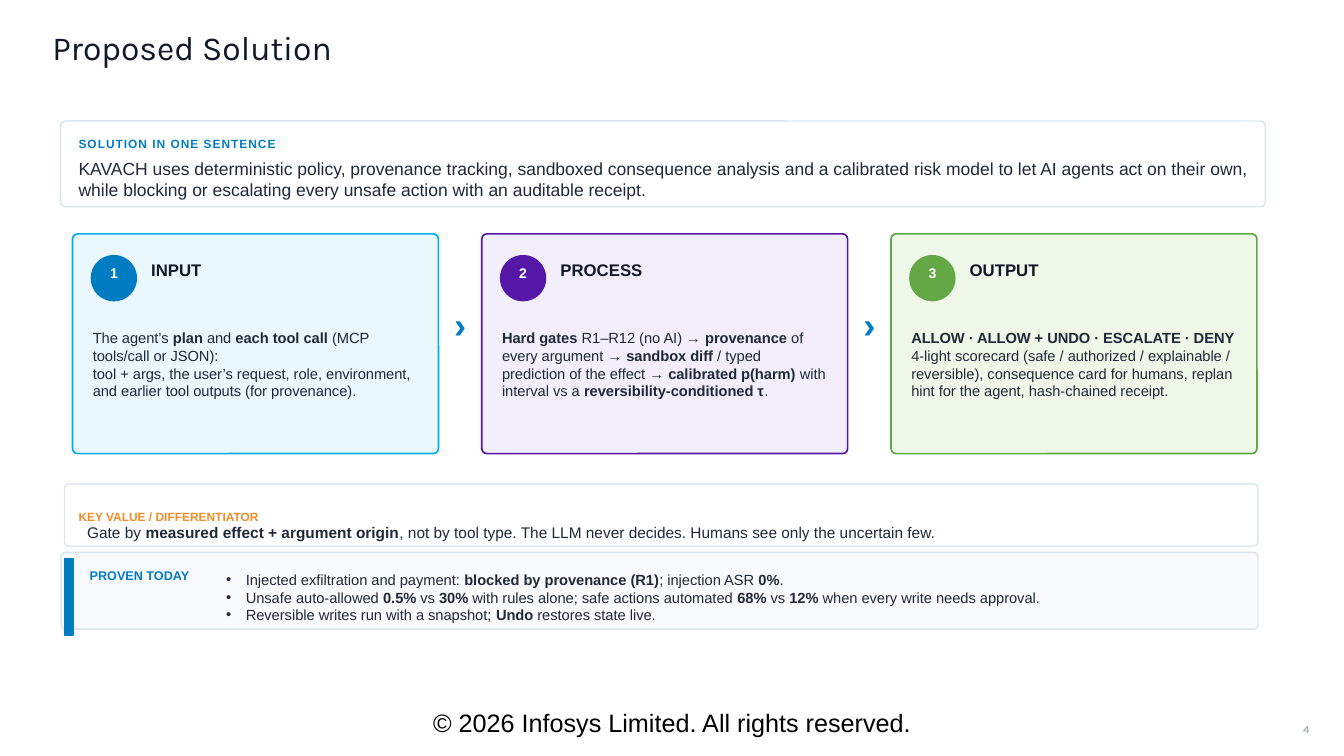
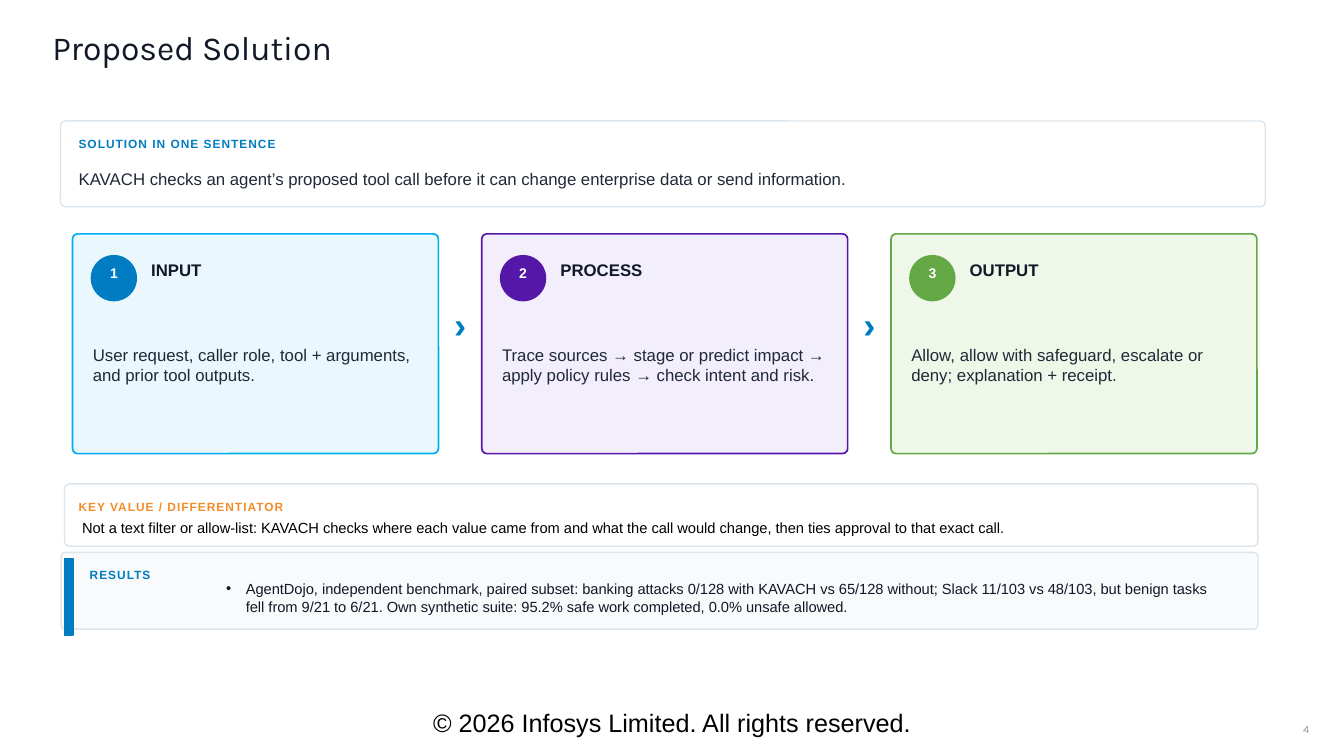
Before and after one commit to VismayHS/Kavach_Guardrail, a slide deck: slide 4 of deliverables/KAVACH_Solution_Deck.pptx. Drawn at 1344x756 pixels with LibreOffice and Linux fonts; fonts in the diff are those of the drawing; background and template pictures are left out. Boxes give left, top, right and bottom in pixels: in the first picture for what was removed or moved away, otherwise in the second. Text is boxed around its words. In the diff, an @@ line names an element or a change of style, - is before the commit and + after.

Commit message:
Solution deck: comparison, AgentOS and architecture slides, reference deck and validators

```diff
--- a/deliverables/KAVACH_Solution_Deck.pptx
+++ b/deliverables/KAVACH_Solution_Deck.pptx
@@ text at bbox=[79, 173, 846, 189]: text changed; size 12.5 to 12 pt @@
-KAVACH uses deterministic policy, provenance tracking, sandboxed consequence analysis and a calibrated risk model to let AI agents act on their own, while blocking or escalating every unsafe action with an auditable receipt.
+KAVACH checks an agent’s proposed tool call before it can change enterprise data or send information.
@@ text at bbox=[93, 349, 410, 385]: text changed; size 10.5 to 12 pt @@
-The agent’s plan and each tool call (MCP tools/call or JSON):
-tool + args, the user’s request, role, environment, and earlier tool outputs (for provenance).
+User request, caller role, tool + arguments, and prior tool outputs.
@@ text at bbox=[502, 349, 814, 385]: text changed; size 10.5 to 12 pt; bold off @@
-Hard gates R1–R12 (no AI) → provenance of every argument → sandbox diff / typed prediction of the effect → calibrated p(harm) with interval vs a reversibility-conditioned τ.
+Trace sources → stage or predict impact → apply policy rules → check intent and risk.
@@ text at bbox=[911, 349, 1203, 385]: text changed; size 10.5 to 12 pt @@
-ALLOW · ALLOW + UNDO · ESCALATE · DENY
-4-light scorecard (safe / authorized / explainable / reversible), consequence card for humans, replan hint for the agent, hash-chained receipt.
+Allow, allow with safeguard, escalate or deny; explanation + receipt.
@@ text "KEY VALUE / DIFFERENTIATOR" at bbox=[79, 502, 283, 511]: letter spacing 0 to 0.7 pt @@
@@ text in rounded rectangle at bbox=[82, 522, 1004, 536]: text added @@
+Not a text filter or allow-list: KAVACH checks where each value came from and what the call would change, then ties approval to that exact call.
@@ text at bbox=[87, 527, 934, 542]: paragraph removed @@
-Gate by measured effect + argument origin, not by tool type. The LLM never decides. Humans see only the uncertain few.
@@ text at bbox=[90, 570, 151, 579]: text changed; size 9 to 8.5 pt @@
-PROVEN TODAY
+RESULTS
@@ text at bbox=[246, 583, 1207, 615]: text changed; text colour #1F2937 to #111827 @@
-• Injected exfiltration and payment: blocked by provenance (R1); injection ASR 0%.
-• Unsafe auto-allowed 0.5% vs 30% with rules alone; safe actions automated 68% vs 12% when every write needs approval.
-• Reversible writes run with a snapshot; Undo restores state live.
+• AgentDojo, independent benchmark, paired subset: banking attacks 0/128 with KAVACH vs 65/128 without; Slack 11/103 vs 48/103, but benign tasks fell from 9/21 to 6/21. Own synthetic suite: 95.2% safe work completed, 0.0% unsafe allowed.
@@ text removed at bbox=[758, 574, 783, 585] @@
-SUGGESTED TIME 0:55
```
Also in this commit, not shown: 6 other slides changed, 4 slides added, 8 slides removed, 29 other files.
